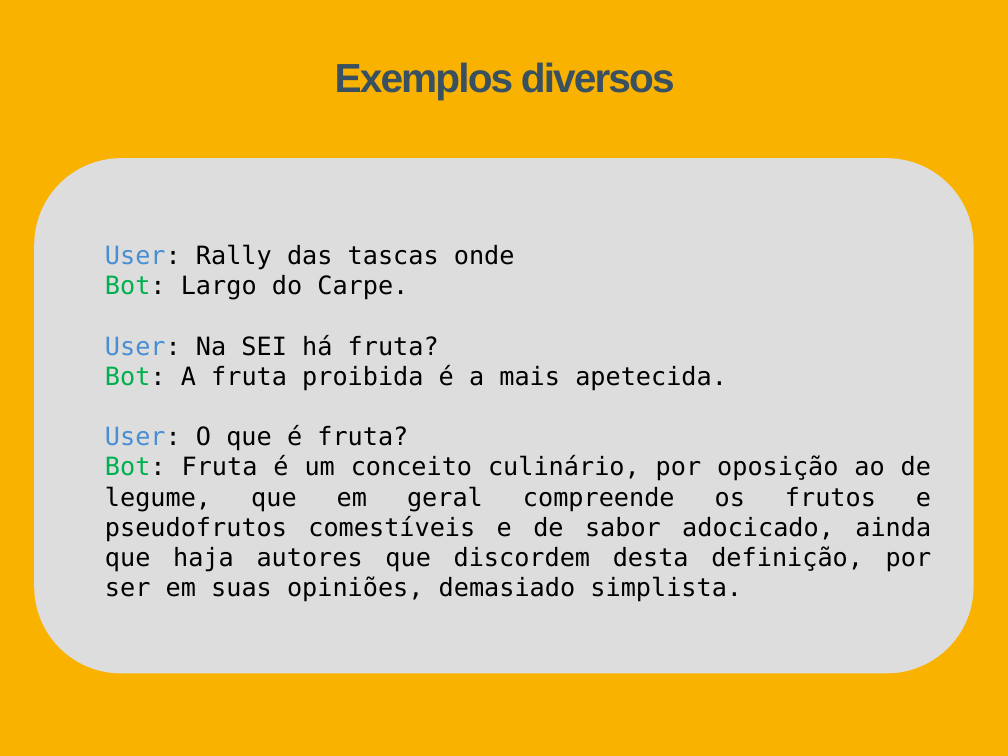
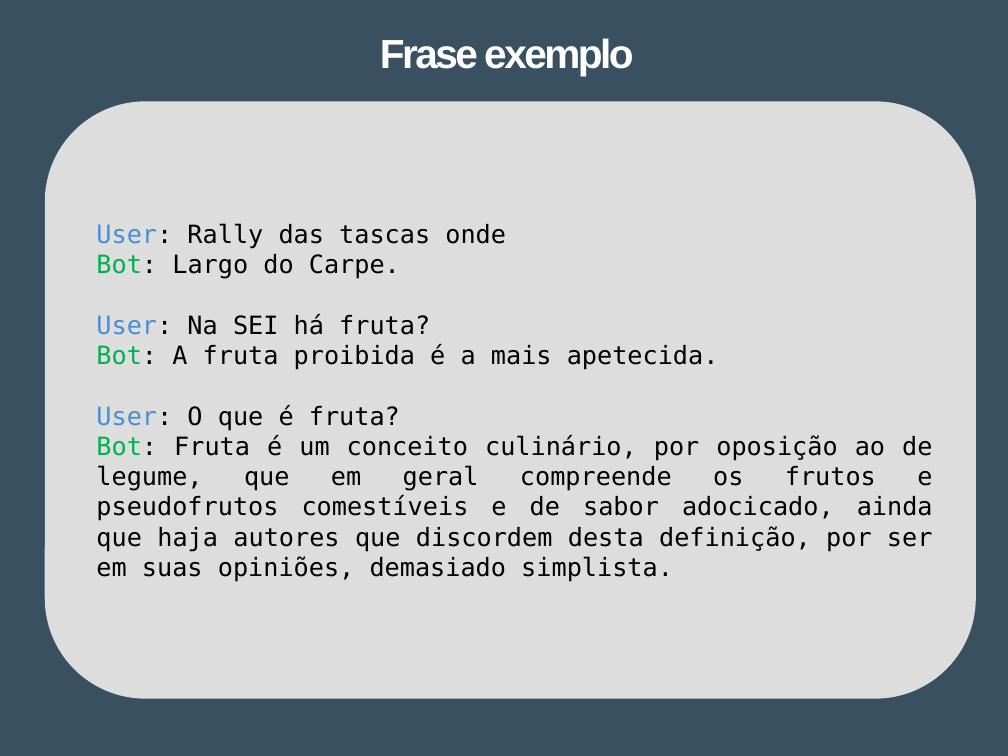
Before and after one commit to Tibblue/PLC, a slide deck: slide 17 of LEI/apresentações/checkpoint2/apresLEI_grupo47.pptx. Drawn at 1008x756 pixels with LibreOffice and Linux fonts; fonts in the diff are those of the drawing. Boxes give left, top, right and bottom in pixels: in the first picture for what was removed or moved away, otherwise in the second. Text is boxed around its words. In the diff, an @@ line names an element or a change of style, - is before the commit and + after.

```diff
--- a/LEI/apresentações/checkpoint2/apresLEI_grupo47.pptx
+++ b/LEI/apresentações/checkpoint2/apresLEI_grupo47.pptx
@@ freeform shape at bbox=[0, 0, 1008, 756]: fill #FAB200 to #38505F @@
@@ text added at bbox=[380, 38, 633, 75], 29 pt, text #FFFFFF, bold @@
+Frase exemplo
@@ title removed at bbox=[335, 62, 675, 100] @@
-Exemplos diversos
@@ rounded rectangle: place and size @@
-rounded rectangle at bbox=[35, 159, 972, 671]
+rounded rectangle at bbox=[46, 103, 975, 698]
@@ text "User: Rally das tascas onde" rewrapped from bbox=[105, 244, 932, 602] to bbox=[96, 223, 933, 582] @@
```
Also in this commit, not shown: 1 other slide changed, 2 slides added, 1 slide removed.
